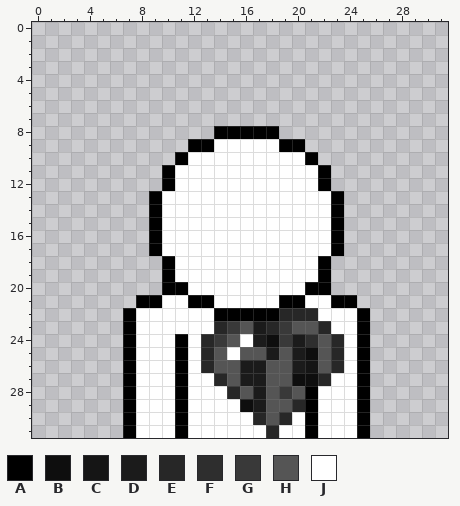
Two states of a pixel-art sprite, MyFirstShoot/sprites/s_heartbreak/af42b590-0c75-4d55-b889-069eaded6b52.png. This is how it looked before the edit.
The file is 32x32 pixels. Colours within 5 levels of each other are drawn and written as one.
Palette (. is transparent): A #000000  B #0e0e0e  C #151515  D #1b1b1b  E #272727  F #2e2e2e  G #393939  H #555555  J #ffffff
Now the later version:
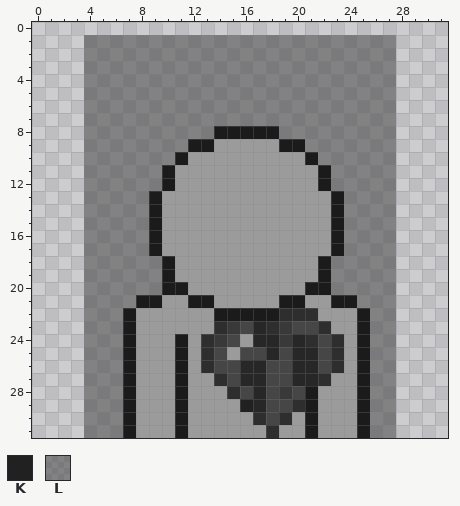
Colours new in this view: K #212121  L #3636367f
What changed:
Colour H changes from #555555 to #464646.
Colour J changes from #ffffff to #9b9b9b.
The author changed colour A to colour D in row 8 at x 14 to 18; in row 9 at x 12 to 13 and 19 to 20; in row 10 at x 11 and 21; in rows 11 to 12 at x 10 and 22; in rows 13 to 17 at x 9 and 23; in rows 18 to 19 at x 10 and 22.
The author changed colour A to colour D in row 20 at x 10 to 11 and 21 to 22; in row 21 at x 8 to 9, 12 to 13, 19 to 20 and 23 to 24; in row 22 at x 7, 14 to 18 and 25; in row 23 at x 7 and 25; in rows 24 to 27 at x 7, 11 and 25; in rows 28 to 31 at x 7, 11, 21 and 25.
The author changed colour B to colour E in row 24 at x 18; in row 25 at x 21; in row 27 at x 20 to 21.
The author changed colour C to colour E in row 26 at x 21.
The author changed colour D to colour E in row 23 at x 17; in row 24 at x 17 and 20; in row 25 at x 18 and 20; in row 26 at x 16 to 17 and 20; in row 27 at x 16 to 17; in rows 28 to 29 at x 17.
The author changed colour E to colour F in row 22 at x 19 to 21; in row 23 at x 14, 18 and 22; in rows 24 to 26 at x 13 and 23; in row 27 at x 14 and 22; in row 28 at x 15; in row 29 at x 20.
The author changed colour E to colour F in row 30 at x 17 and 19; in row 31 at x 18.
The author changed colour B to colour K in row 29 at x 16.
Colour L now appears in rows 1 to 7 at x 4 to 27; in row 8 at x 4 to 13 and 19 to 27; in row 9 at x 4 to 11 and 21 to 27; in row 10 at x 4 to 10 and 22 to 27; in rows 11 to 12 at x 4 to 9 and 23 to 27; in rows 13 to 17 at x 4 to 8 and 24 to 27.
Colour L now appears in rows 18 to 20 at x 4 to 9 and 23 to 27; in row 21 at x 4 to 7 and 25 to 27; in rows 22 to 31 at x 4 to 6 and 26 to 27.
Boxes around the changes in both pictures, in picture pixels (x1, y1, x2, y2):
changed: (84, 35, 396, 438)
